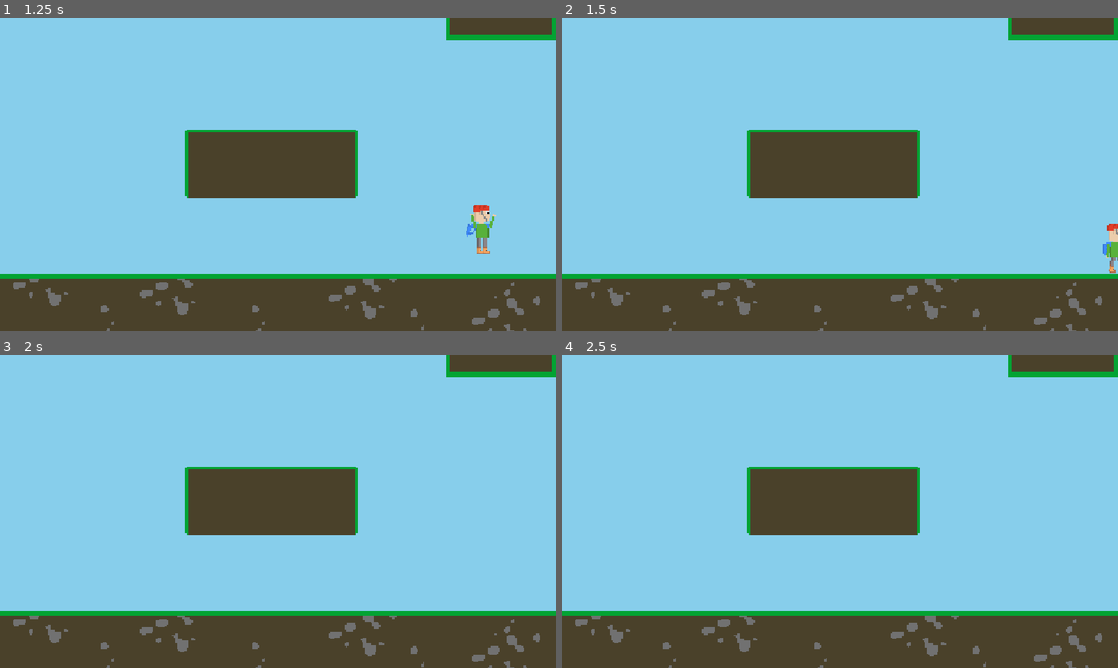
Above: before the commit, frames 1-4 (two rows, left to right).
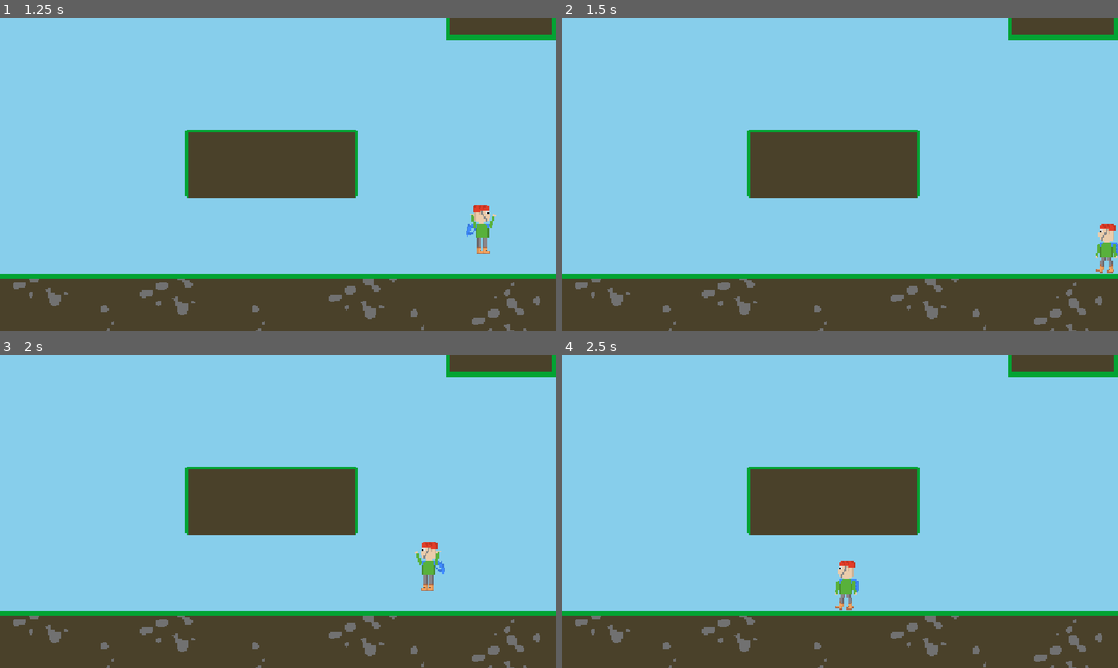
Above: after the commit, the same moments.

Repository: Privatech38/skok-na-triglav
Game: Godot game, scene res://src/map/beggining.tscn
Same seed, same stepped clock (60 frames per second), same inputs: the game is played once before the commit and once after it.
Inputs:
- Up to frame 1 (1.25 s): tap Enter at 0.5 s; hold D (move_right) from 0.53 s (still down); tap Space (jump) at 0.77 s
- Up to frame 2 (1.5 s): keep holding D (move_right)
- Up to frame 3 (2 s): keep holding D (move_right); tap Space (jump) at 1.52 s
- Up to frame 4 (2.5 s): release D (move_right) at 2.03 s; hold A (move_left) from 2.03 s (still down)

Frame 1 is identical in both runs. In frame 2, 0.4% of the frame differs, in the area x 96-100%, y 65-82%; in frame 3, 0.4%, in the area x 74-80%, y 59-76%; in frame 4, 0.4%.

Commit message:
Add walls and bouncing

Diff:
--- a/src/map/beggining.tscn
+++ b/src/map/beggining.tscn
@@ -1,8 +1,11 @@
-[gd_scene load_steps=14 format=3 uid="uid://c11o78wyp8wmb"]
+[gd_scene load_steps=15 format=3 uid="uid://c11o78wyp8wmb"]
 
 [ext_resource type="Texture2D" uid="uid://bc1oa2u43xu2c" path="res://assets/Gozd.png" id="1_6v467"]
 [ext_resource type="Script" uid="uid://8wcqicexryuu" path="res://src/player.gd" id="2_r7bhw"]
 [ext_resource type="Texture2D" uid="uid://c4glruiwnkhm3" path="res://assets/Player.png" id="4_jbwhd"]
+
+[sub_resource type="SegmentShape2D" id="SegmentShape2D_e05c3"]
+b = Vector2(0, 1000)
 
 [sub_resource type="RectangleShape2D" id="RectangleShape2D_04qo3"]
 size = Vector2(16, 34)
@@ -91,6 +94,22 @@
 position = Vector2(0, -584)
 texture = ExtResource("1_6v467")
 
+[node name="StaticBody2D" type="StaticBody2D" parent="BackgroundAtlas"]
+position = Vector2(193, 600)
+
+[node name="CollisionShape2D" type="CollisionShape2D" parent="BackgroundAtlas/StaticBody2D"]
+rotation = -3.1415927
+shape = SubResource("SegmentShape2D_e05c3")
+one_way_collision_margin = 0.0
+
+[node name="StaticBody2D2" type="StaticBody2D" parent="BackgroundAtlas"]
+position = Vector2(-193, 600)
+
+[node name="CollisionShape2D" type="CollisionShape2D" parent="BackgroundAtlas/StaticBody2D2"]
+rotation = -3.1415927
+shape = SubResource("SegmentShape2D_e05c3")
+one_way_collision_margin = 0.0
+
 [node name="Player" type="CharacterBody2D" parent="."]
 script = ExtResource("2_r7bhw")
 
--- a/src/player.gd
+++ b/src/player.gd
@@ -38,7 +38,12 @@
 			var direction := Input.get_axis("move_left", "move_right")
 			velocity.x = direction * SPEED
 
-	move_and_slide()
+	var previous_velocity = Vector2(velocity)
+	if move_and_slide() && is_on_wall():
+		var collision_info = get_last_slide_collision()
+		velocity = previous_velocity.bounce(collision_info.get_normal())
+		velocity.x *= 0.8
+		print(velocity)
 
 func _input(event: InputEvent) -> void:
 	if event.is_action_pressed("jump"):
